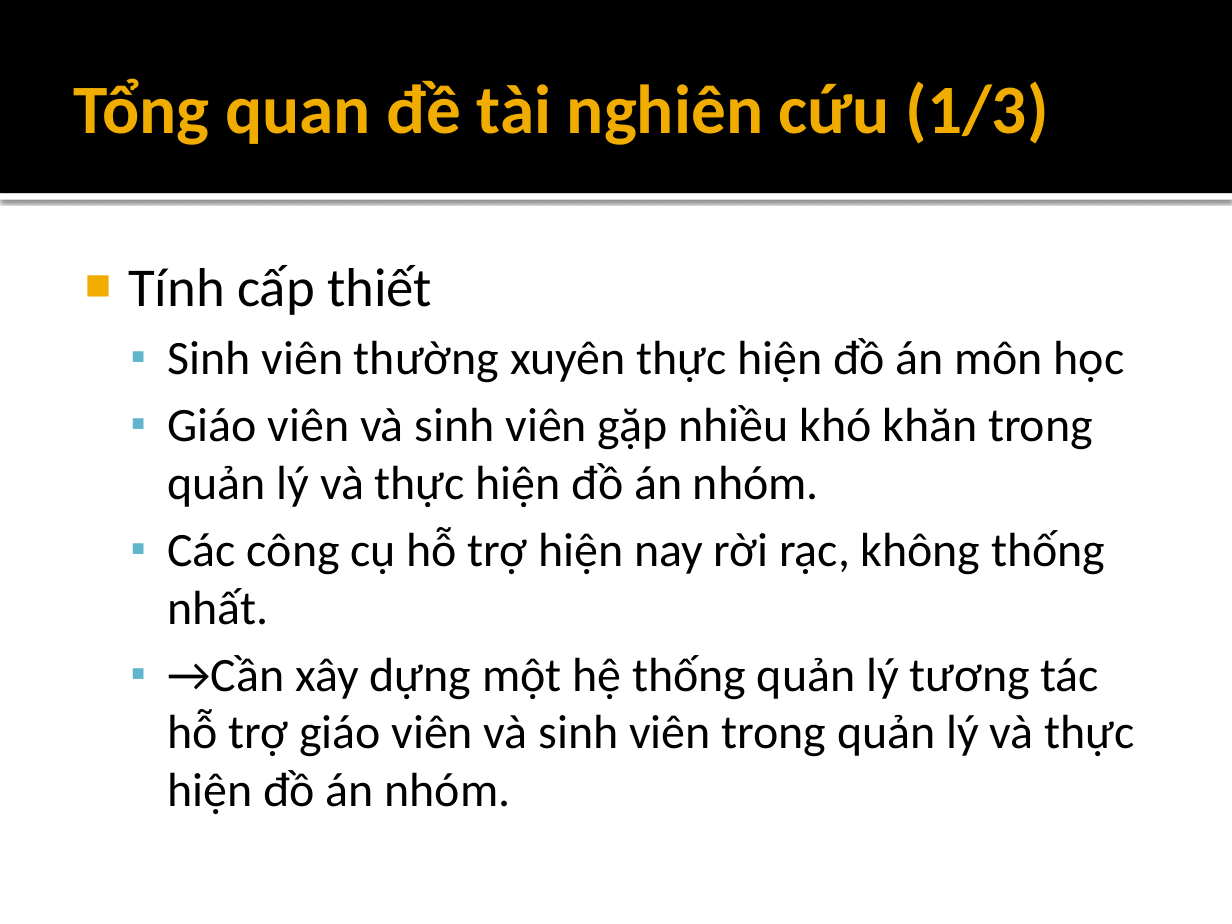
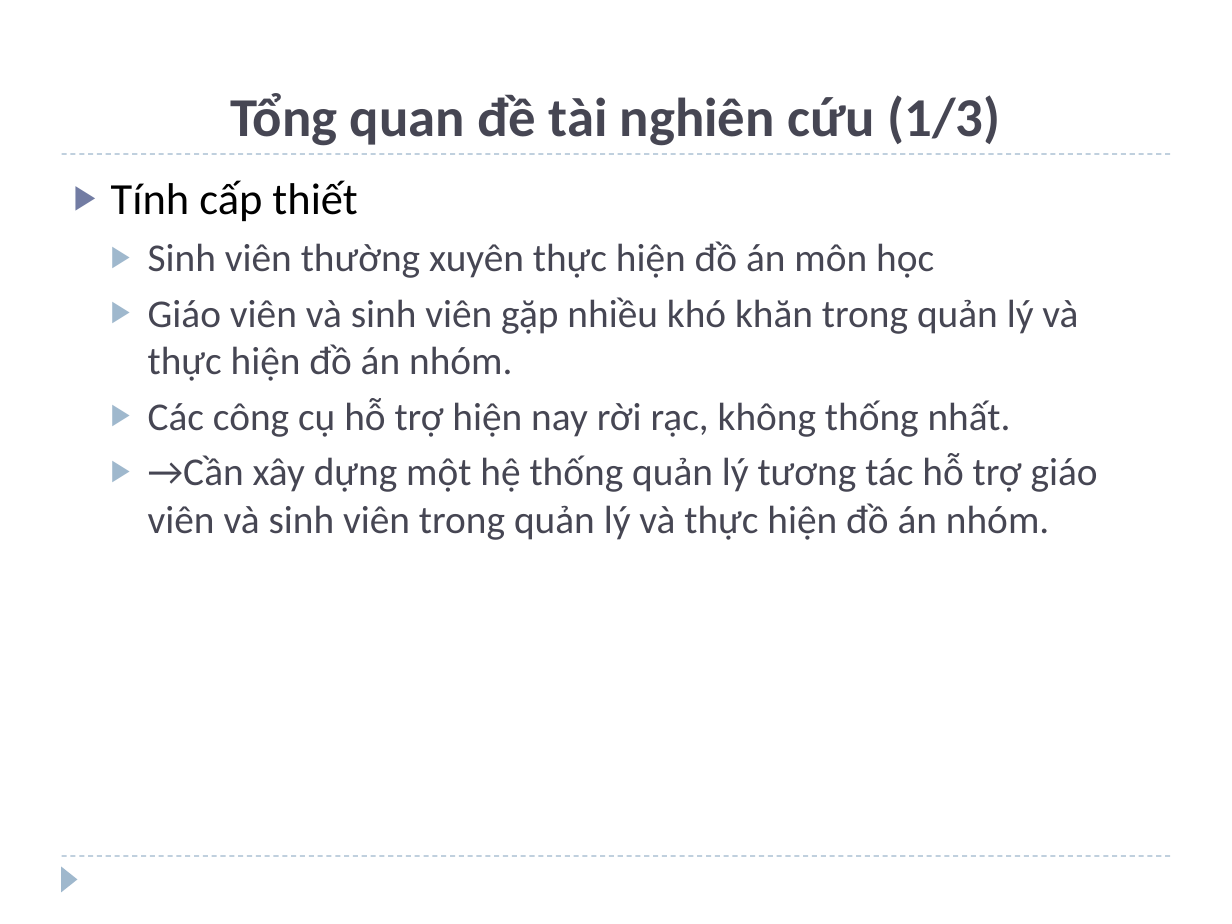
Before and after one commit to andungtra/he-thong-quan-ly-tuong-tac, a slide deck: slide 3 of Report/ppt/Presentation.pptx. Drawn at 1232x924 pixels with LibreOffice and Linux fonts; fonts in the diff are those of the drawing; background and template pictures are left out. Boxes give left, top, right and bottom in pixels: in the first picture for what was removed or moved away, otherwise in the second. Text is boxed around its words. In the diff, an @@ line names an element or a change of style, - is before the commit and + after.

```diff
--- a/Report/ppt/Presentation.pptx
+++ b/Report/ppt/Presentation.pptx
@@ rectangle removed at bbox=[0, 0, 1232, 193] @@
@@ title "Tổng quan đề tài nghiên ..." at bbox=[230, 93, 1000, 146]: size 40.5 to 32 pt, text colour #F0AD00 to #464653; alignment left to centre; vertical alignment middle to bottom @@
@@ text "Tính cấp thiết": place and size @@
-text "Tính cấp thiết" at bbox=[128, 265, 1134, 814]
+text "Tính cấp thiết" at bbox=[111, 180, 1098, 540]
@@ text "Tính cấp thiết" at bbox=[111, 180, 1098, 540]: size 32 to 26 pt in "Tính cấp thiết"; size 28 to 23 pt, text colour #000000 to #464653; bullet ■ to ▶; more space between paragraphs; bullet colour #F0AD00 to #727CA3; bullet ▪ to ▶; bullet colour #60B5CC to #9FB8CD @@
@@ line added from (62, 154) to (1170, 154), #9FB8CD 0.75 pt dashed @@
@@ rectangle removed at bbox=[0, 193, 1232, 200] @@
@@ line added from (62, 856) to (1170, 856), #9FB8CD 0.75 pt dashed @@
@@ triangle added at bbox=[62, 866, 78, 892], fill #9FB8CD @@
```
Also in this commit, not shown: 19 other slides changed, 2 slides added, 2 slides removed.
